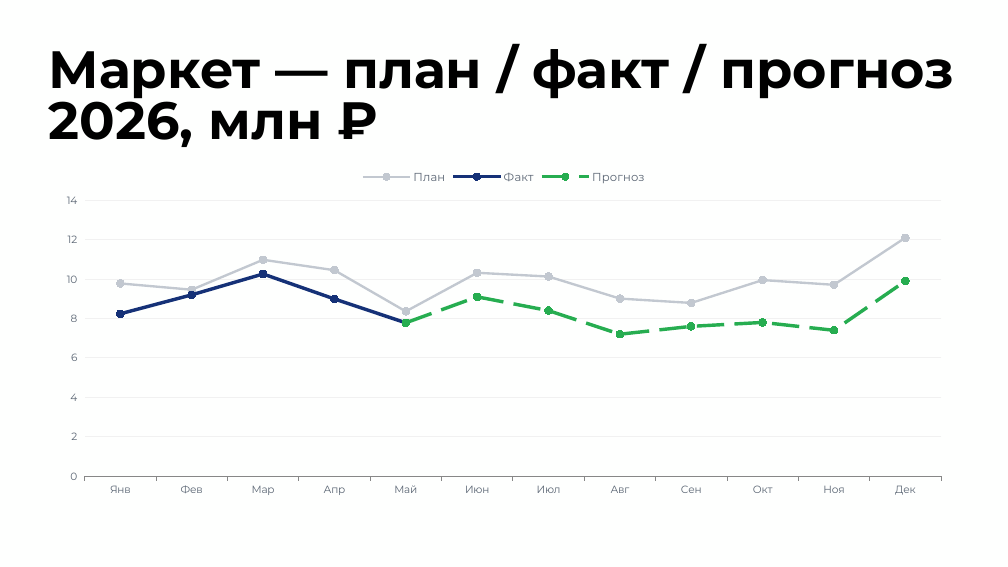
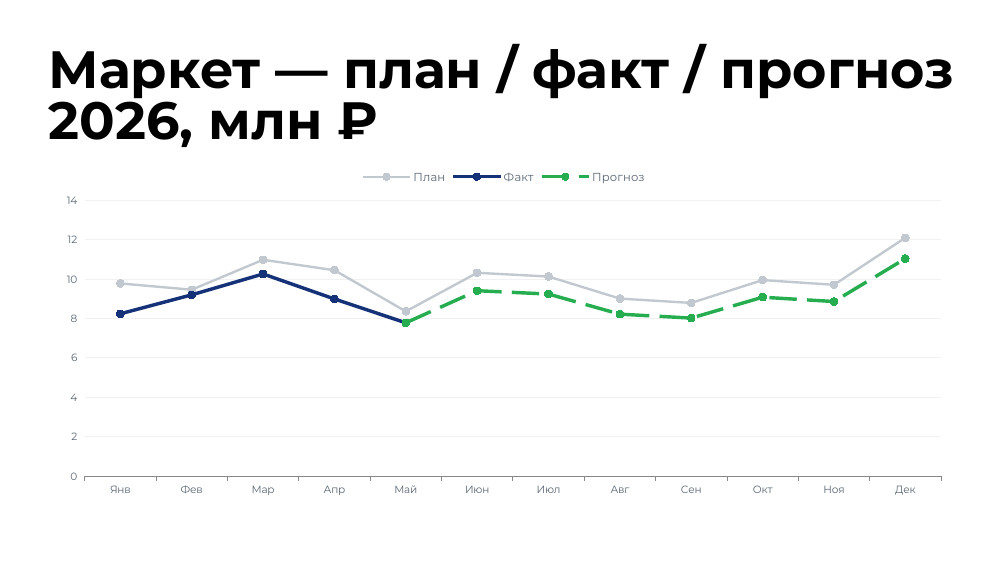
Before and after one commit to burbonivanovich-oss/google-presentation, a slide deck: slide 16 of Итоги Q1 2026 — Контур.pptx (slide 12 before the commit). Drawn at 1008x567 pixels with LibreOffice and Linux fonts; fonts in the diff are those of the drawing. Boxes give left, top, right and bottom in pixels: in the first picture for what was removed or moved away, otherwise in the second. Text is boxed around its words. In the diff, an @@ line names an element or a change of style, - is before the commit and + after.

```diff
--- a/Итоги Q1 2026 — Контур.pptx
+++ b/Итоги Q1 2026 — Контур.pptx
@@ line chart at (48, 161, 960, 504) @@
-Прогноз: -, -, -, -, 7.8, 9.1, 8.4, 7.2, 7.6, 7.8, 7.4, 9.9
+Прогноз: -, -, -, -, 7.8, 9.4, 9.2, 8.2, 8, 9.1, 8.9, 11
```
Also in this commit, not shown: 5 other slides changed, 10 slides added, 1 other file.
